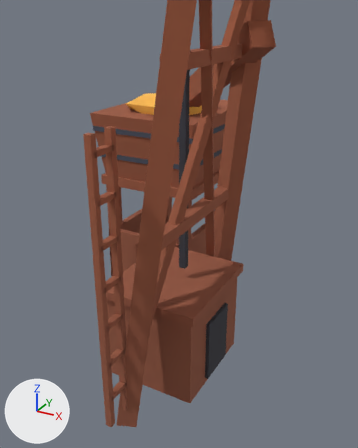
Before and after pictures for a commit that changed the glTF model public/assets/toycar/set-headframe.glb.
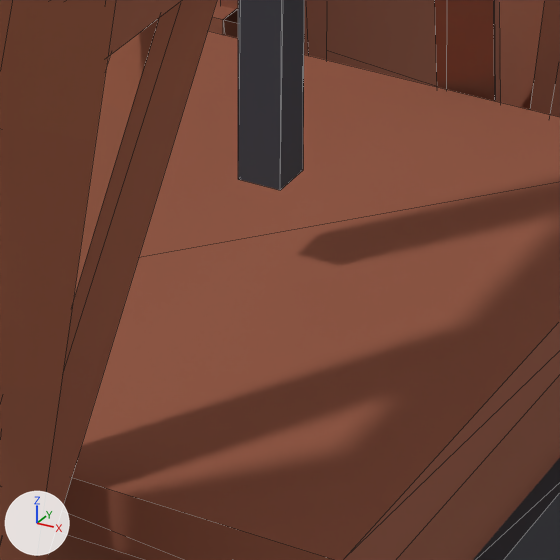
Each version appears first from a camera (50 mm lens) standing at (-1.25, -7.34, 4.7) and looking at (-4.31, -1.76, 1.91), and next in a close-up on the part from 41% to 62% of the width and 54% to 71% of the height. Lighting does not change. The marker at lower left points along +X, +Y and +Z. The last two pictures show the newer version. The close-ups show mesh edges as thin lines. Where no turn or scale is listed for an object, it has been applied to the vertices. Vertices at exactly the same position are counted once.

The scene before the commit, as lines of its bpy script (objects in view):
```python
me_cube_001 = bpy.data.meshes.new('Cube.001')
me_cube_001.from_pydata(...)  # 8 vertices, 12 faces; spans x -0.56..0.56, y -0.4..0.4, z -3.17..3.17
me_cube_001.materials.append(mat_colormap)  # picture img_colormap_png
me_cube_005 = bpy.data.meshes.new('Cube.005')
me_cube_005.from_pydata(...)  # 8 vertices, 10 faces; spans x -0.46..0.46, y -1.12..1.12, z -2.72..2.72
me_cube_005.materials.append(mat_colormap)  # picture img_colormap_png
me_cube_026 = bpy.data.meshes.new('Cube.026')
me_cube_026.from_pydata(...)  # a box spanning x -0.05..0.05, y -0.05..0.05, z -2.98..2.98
me_cube_026.materials.append(mat_colormap)  # picture img_colormap_png
# before: 0 (-0.05, 0.05, -2.98), 1 (-0.05, -0.04, -2.98) at pixel (238, 179), 4 (0.05, 0.05, -2.98) at pixel (303, 170), 5 (0.05, -0.04, -2.98) at pixel (280, 190)
ob_cube_001 = bpy.data.objects.new('Cube.001', me_cube_001)
ob_cube_001.location = (-3.868, -3.075, 2.85)
ob_cube_005 = bpy.data.objects.new('Cube.005', me_cube_005)
ob_cube_005.location = (-3.868, -2.2, 3.0)
ob_cube_026 = bpy.data.objects.new('Cube.026', me_cube_026)
ob_cube_026.location = (-4.11, -2.0, 4.375)
# also in view: 'Cube.032' at (-4.25, -2.0, 1.15); 'Cube.039' at (-4.8, 0.1, 0.48); 'Cube.033' at (-3.58, -2.0, 0.35); 'Cube' at (-3.87, -0.93, 2.85); 'Cube.002' at (-3.97, -2.0, 2.2)
```
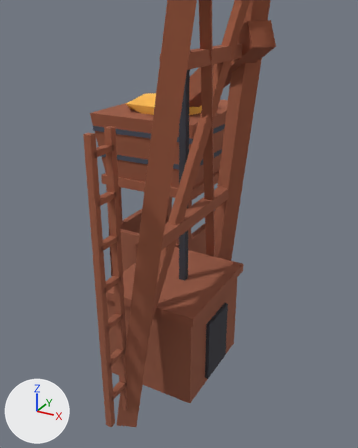
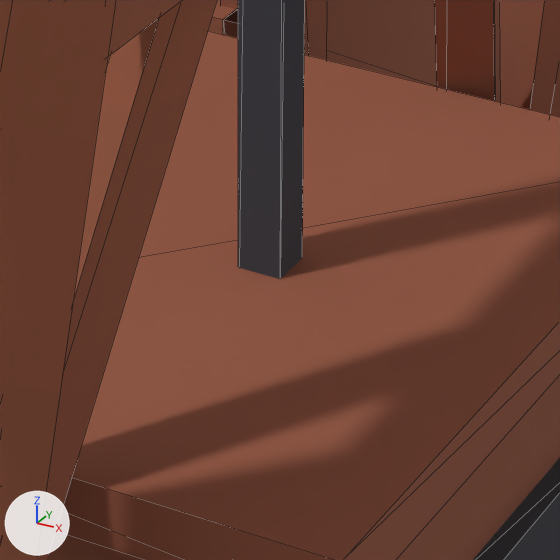
Where the newer file only moved an object's origin or applied its transform, the numbers keep the older frame.

Diff of the bpy script that builds the scene:
```diff
--- a/public/assets/toycar/set-headframe.glb.py
+++ b/public/assets/toycar/set-headframe.glb.py
@@ me_cube_026 @@
 # used by ob_cube_026; location = (-4.11, -2.0, 4.375)
 # verts and faces of me_cube_026; kept vertices keep their numbers, new ones are numbered from 8
-me_cube_026.from_pydata(...)  # 8 vertices, 12 faces; spans x -0.05..0.05, y -0.05..0.05, z -2.98..2.98
+me_cube_026.from_pydata(...)  # 8 vertices, 10 faces; spans x -0.05..0.05, y -0.05..0.05, z -3.38..2.98
+# me_cube_026 part 1
+delete_faces([(1, 4, 5), (0, 4, 1)])
+for i in [0, 1, 4, 5]: verts[i] += (0.0, 0.0, -0.4)
 me_cube_026.materials.append(mat_colormap)
```

Pixel boxes [x1, y1, x2, y2] of what changed, in the close-ups (560 x 560 px):
'Cube.026', reshaped: before [238, 0, 304, 190]; after [238, 0, 304, 279]
